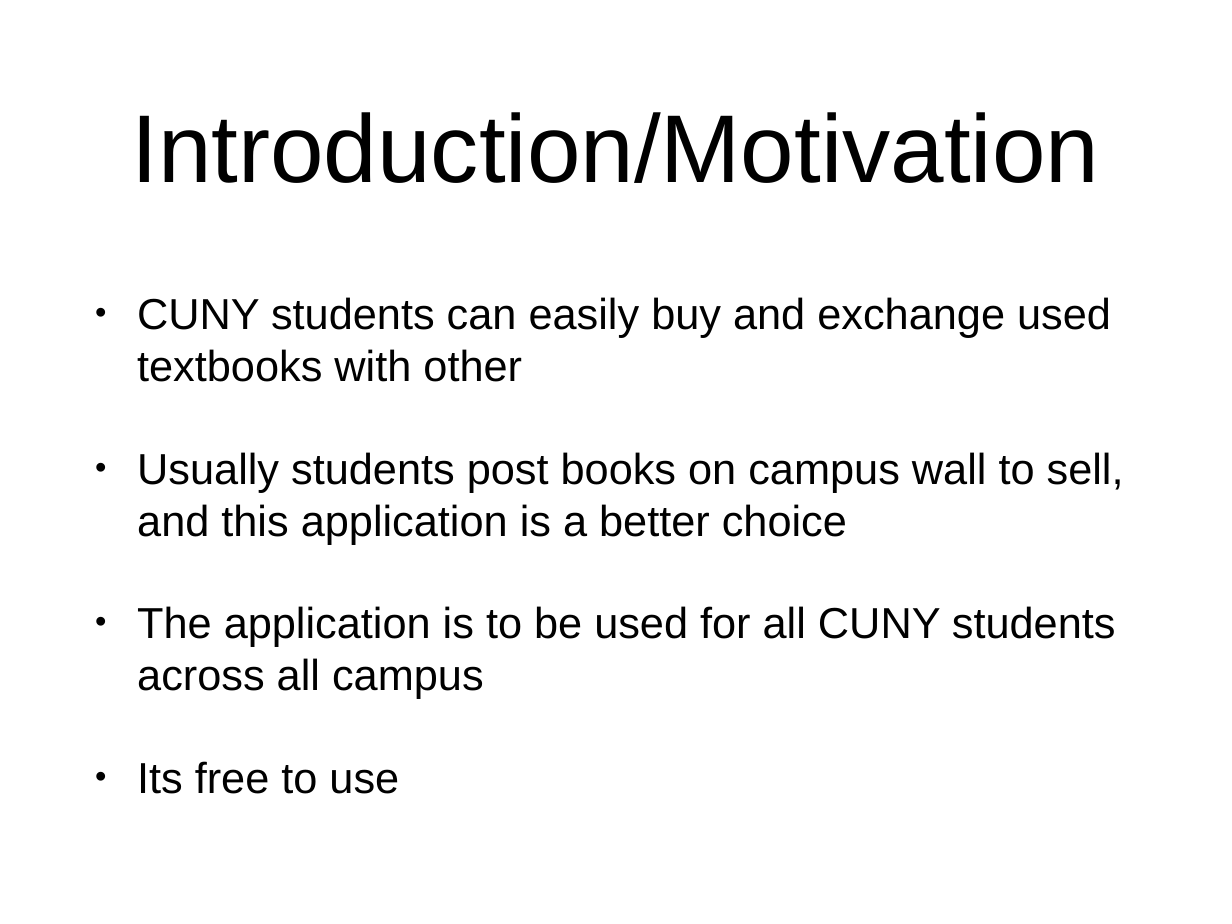
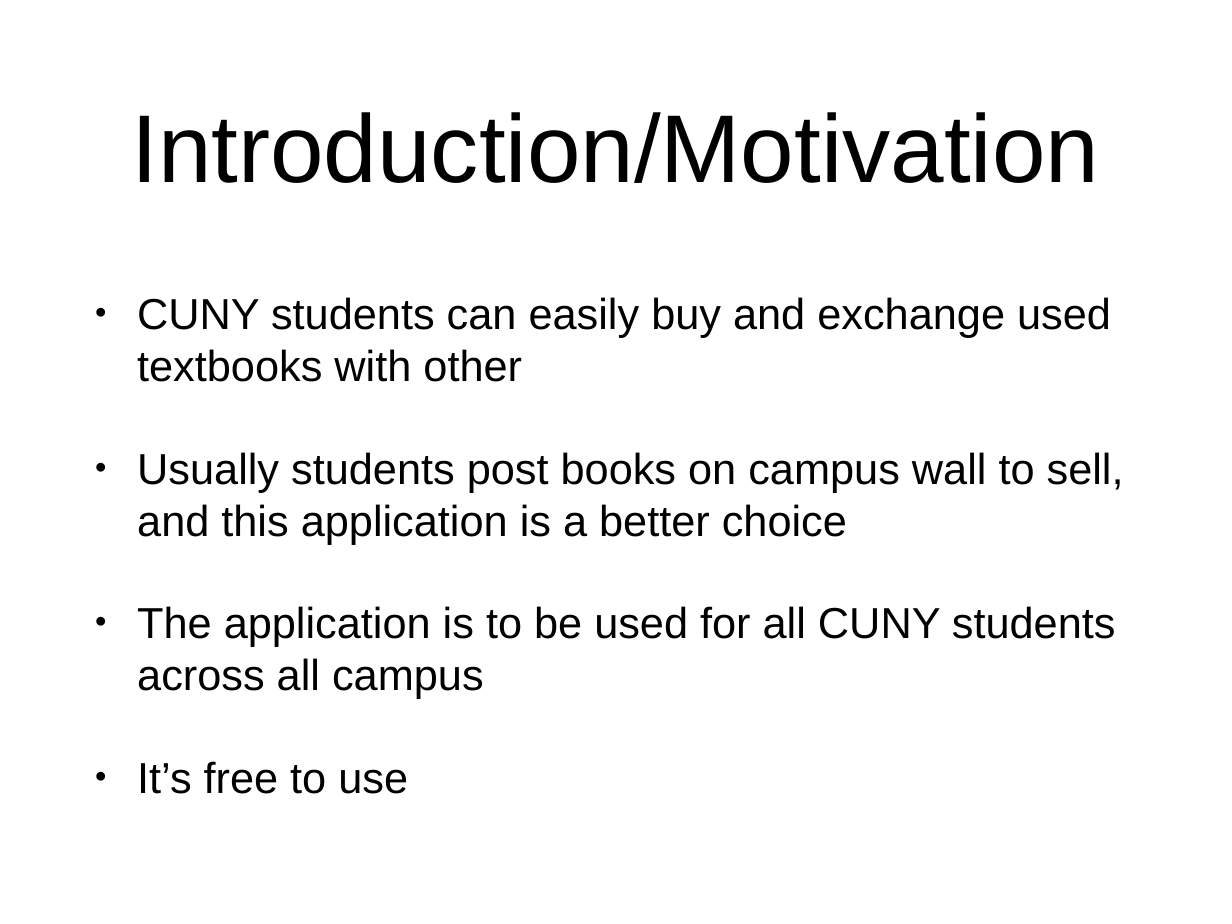
Before and after one commit to Asefaw/cuny-books, a slide deck: slide 2 of docs/Final-Presentaion.pptx. Drawn at 1232x924 pixels with LibreOffice and Linux fonts; fonts in the diff are those of the drawing. Boxes give left, top, right and bottom in pixels: in the first picture for what was removed or moved away, otherwise in the second. Text is boxed around its words. In the diff, an @@ line names an element or a change of style, - is before the commit and + after.

```diff
--- a/docs/Final-Presentaion.pptx
+++ b/docs/Final-Presentaion.pptx
@@ text at [137, 761, 408, 794]: text changed @@
-• Its free to use
+• It’s free to use
```
Also in this commit, not shown: 1 other file.
